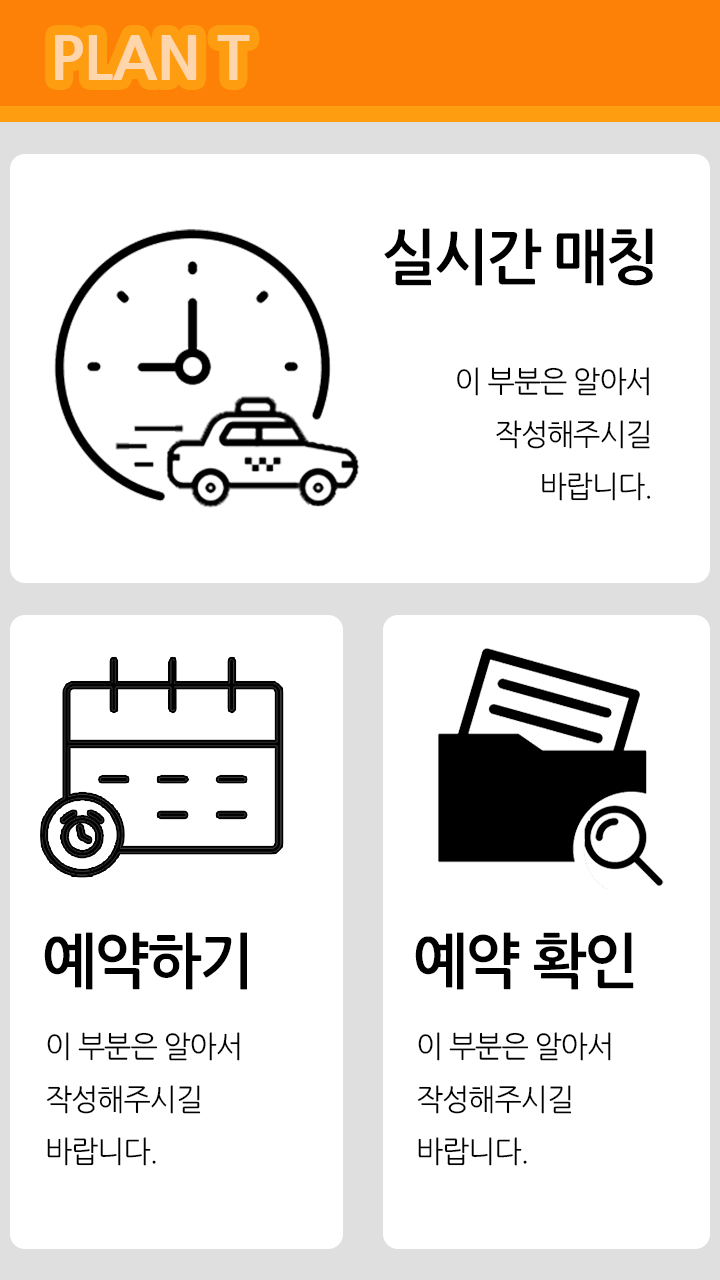
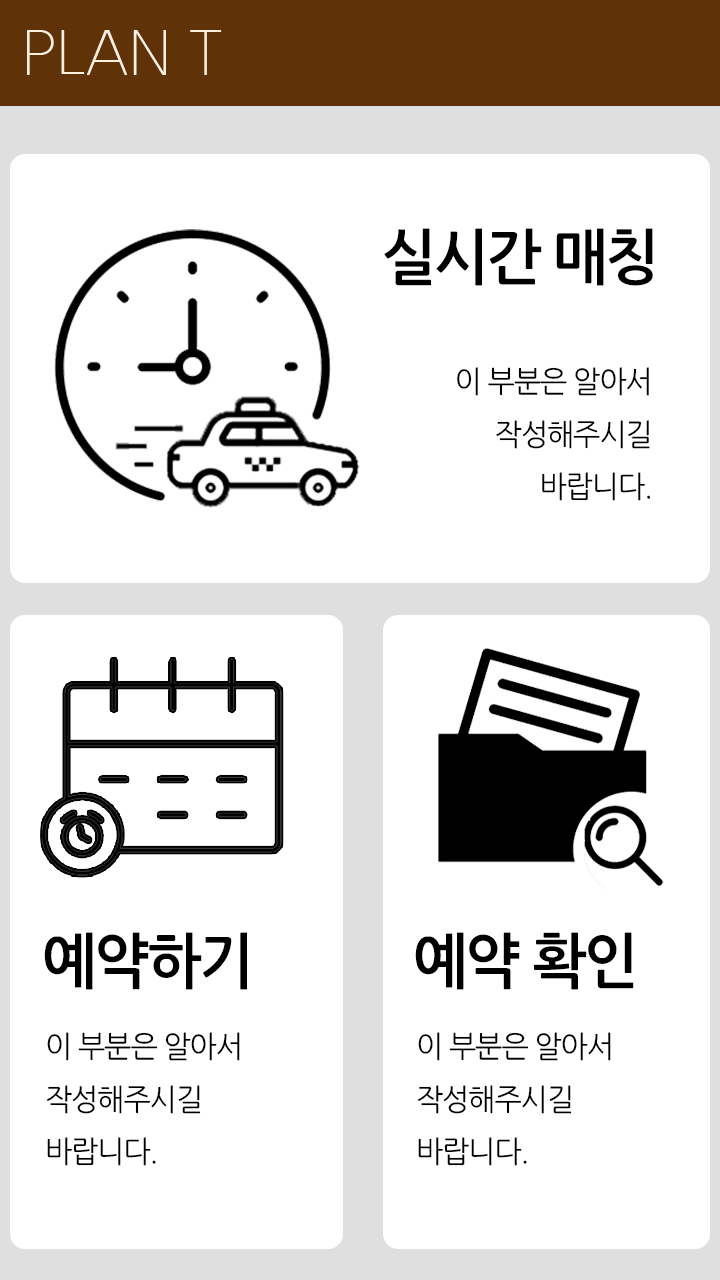
Before/after of a 720×1280 layered artwork. What changed in the layer stack:
painted on "PLAN T" over [27, 30, 250, 80]
